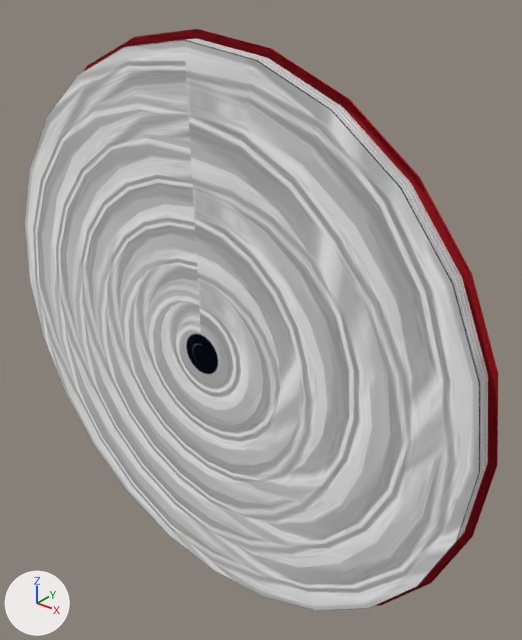
An edit to the glTF model Pogo's 2nd test/models/target/target.glb, drawn before and after from the same camera.
Before and after are seen from a camera (50 mm lens) standing at (3.47, -3.32, 2.38) and looking at (0.68, 0.17, 0.21). Lighting does not change. The marker at lower left points along +X, +Y and +Z. Where no turn or scale is listed for an object, it has been applied to the vertices.
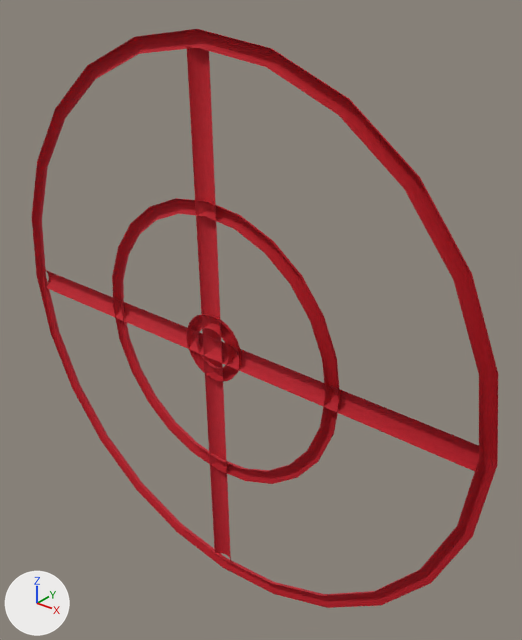
The edits, one by one:
Object 'Cylinder' (ob_cylinder) is deleted.

Location of each change, (x1, y1, x2, y2) in pixels of the pictures (522 x 640 px):
'Cylinder', deleted: before (25, 38, 488, 611)
'Torus2', unchanged, uncovered by the edit: before (84, 29, 498, 606); after (32, 29, 498, 608)
'Torus1', unchanged, uncovered by the edit: after (112, 198, 340, 484)
'Cylinder1', unchanged, uncovered by the edit: after (45, 270, 479, 472)
'Cylinder2', unchanged, uncovered by the edit: after (187, 47, 231, 562)
